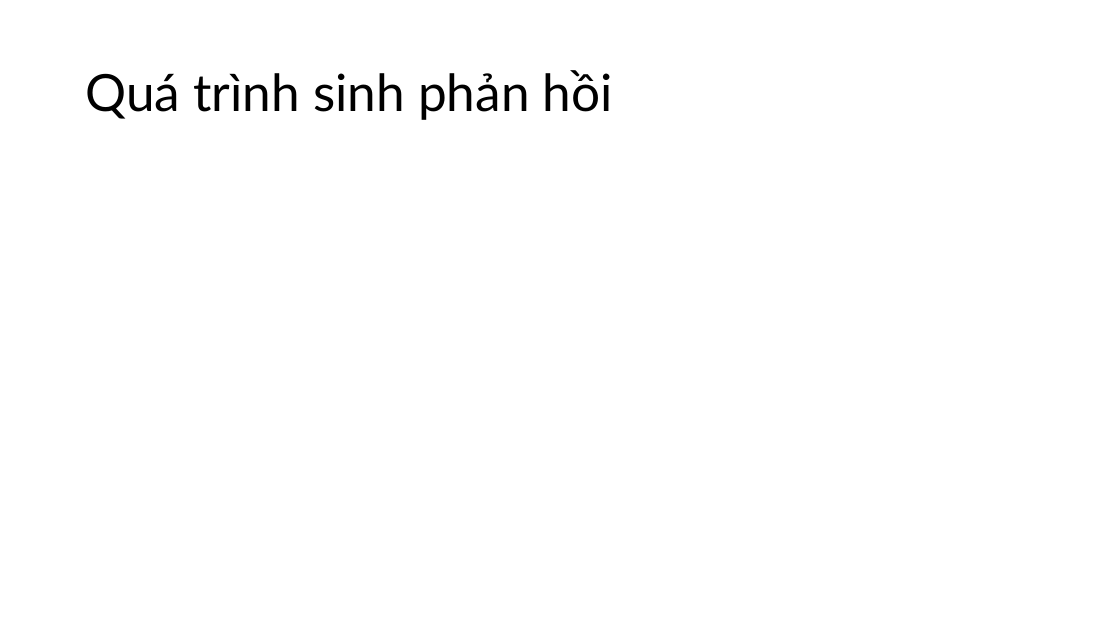
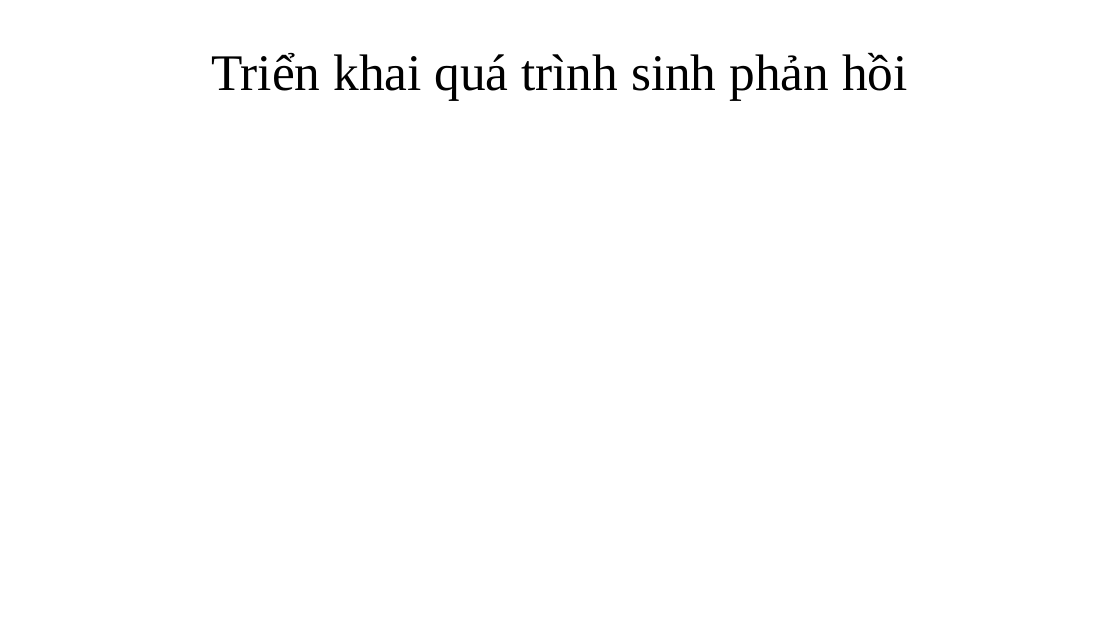
Before and after one commit to ngovanuc/Vietnamese_History_Chatbot, a slide deck: slide 25 of documents/slide bao cao.pptx. Drawn at 1120x630 pixels with LibreOffice and Linux fonts; fonts in the diff are those of the drawing. Boxes give left, top, right and bottom in pixels: in the first picture for what was removed or moved away, otherwise in the second. Text is boxed around its words. In the diff, an @@ line names an element or a change of style, - is before the commit and + after.

```diff
--- a/documents/slide bao cao.pptx
+++ b/documents/slide bao cao.pptx
@@ text at bbox=[211, 52, 908, 101]: text changed; font Lato to Times New Roman @@
-Quá trình sinh phản hồi
+Triển khai quá trình sinh phản hồi
```
Also in this commit, not shown: 11 other slides changed, 20 slides added.
